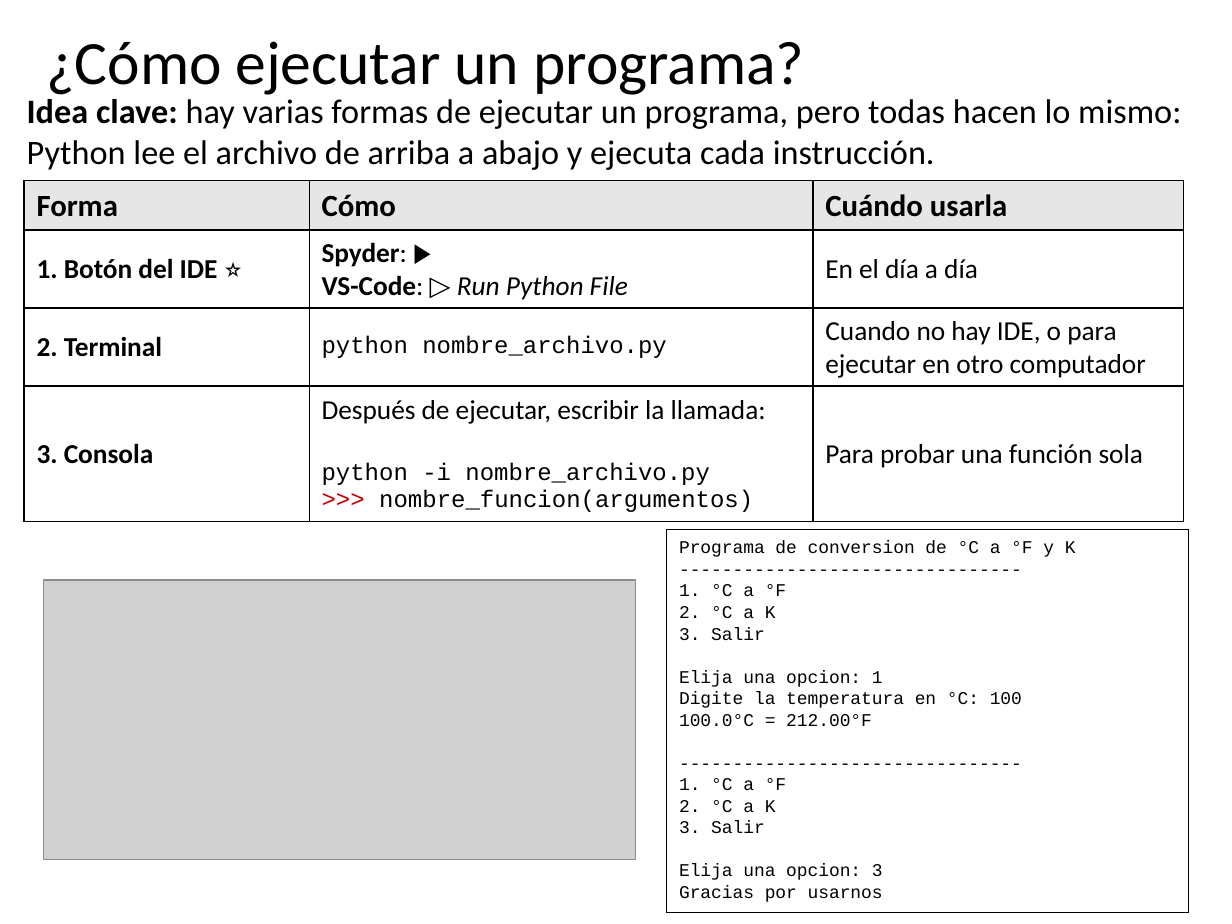
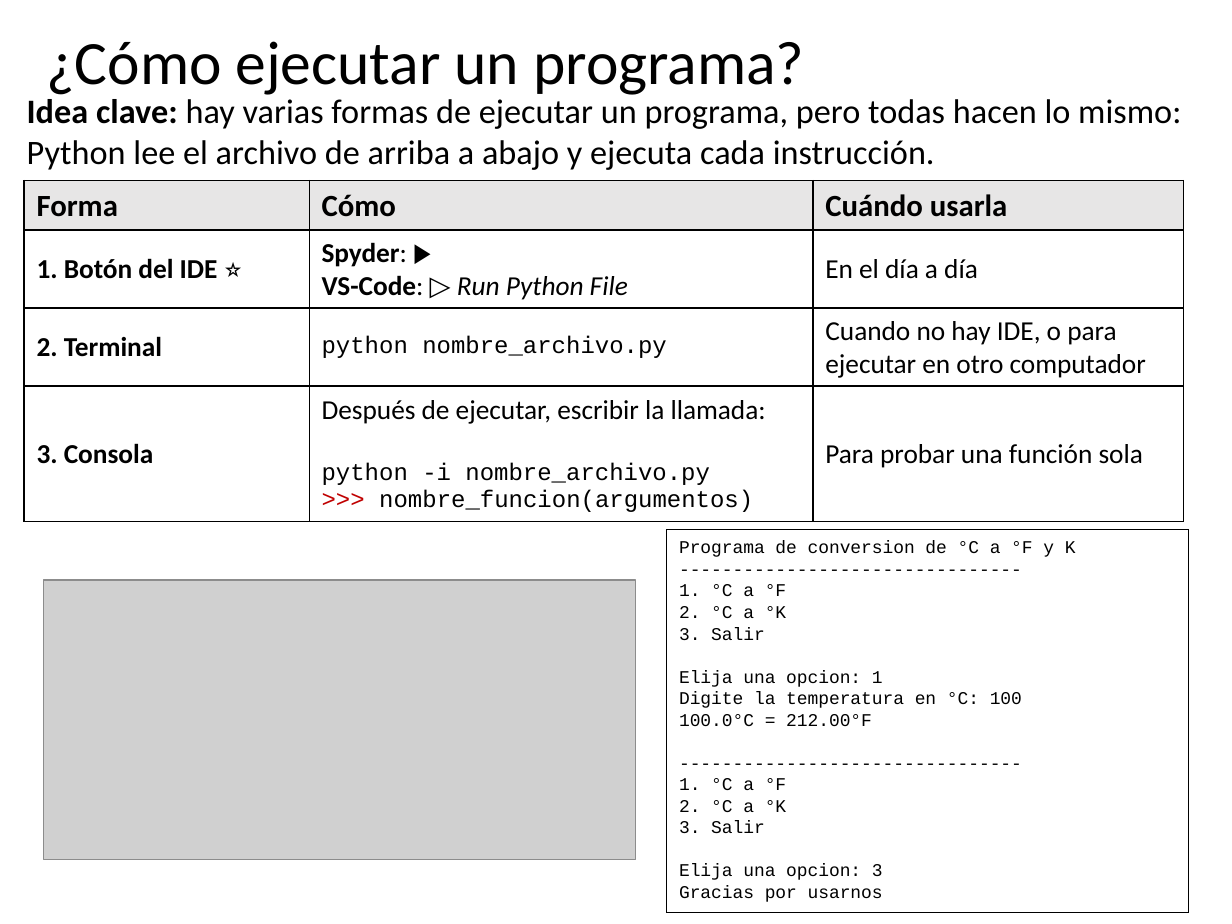
Before and after one commit to algoritmos-UdeA/logica1-20262, a slide deck: slide 17 of clases/10/teoria/clase-10.pptx. Drawn at 1232x924 pixels with LibreOffice and Linux fonts; fonts in the diff are those of the drawing; grey boxes stand for pictures. Boxes give left, top, right and bottom in pixels: in the first picture for what was removed or moved away, otherwise in the second. Text is boxed around its words. In the diff, an @@ line names an element or a change of style, - is before the commit and + after.

```diff
--- a/clases/10/teoria/clase-10.pptx
+++ b/clases/10/teoria/clase-10.pptx
@@ text in rectangle at bbox=[679, 606, 786, 618]: text changed @@
-2. °C a K
+2. °C a °K
@@ text in rectangle at bbox=[679, 800, 786, 812]: text changed @@
-2. °C a K
+2. °C a °K
```
Also in this commit, not shown: 3 other slides changed, 14 slides added, 1 slide removed.
